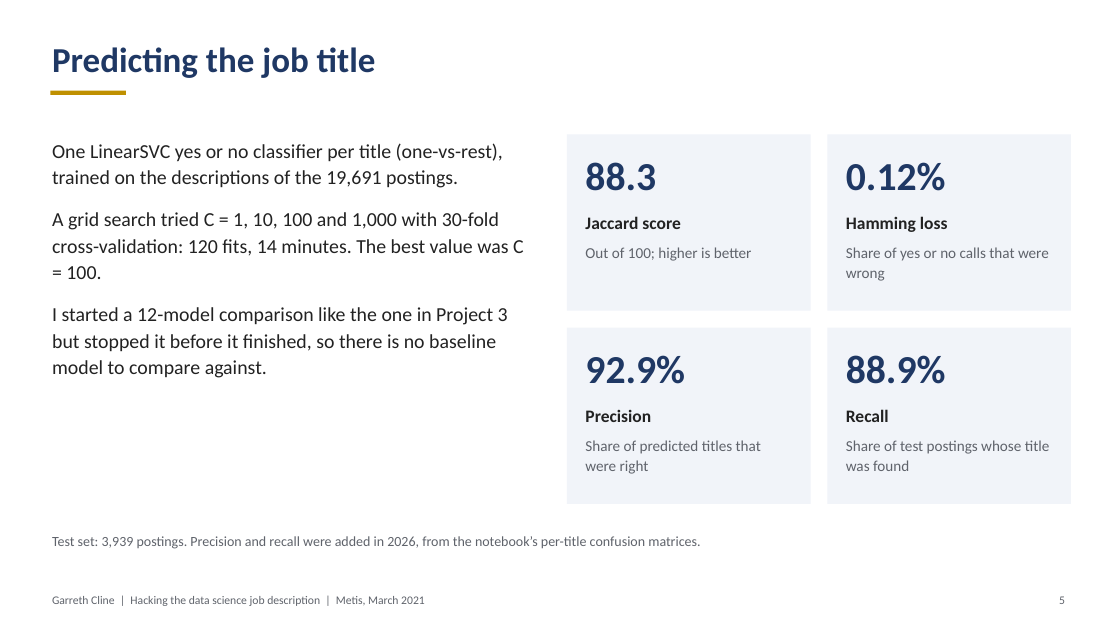
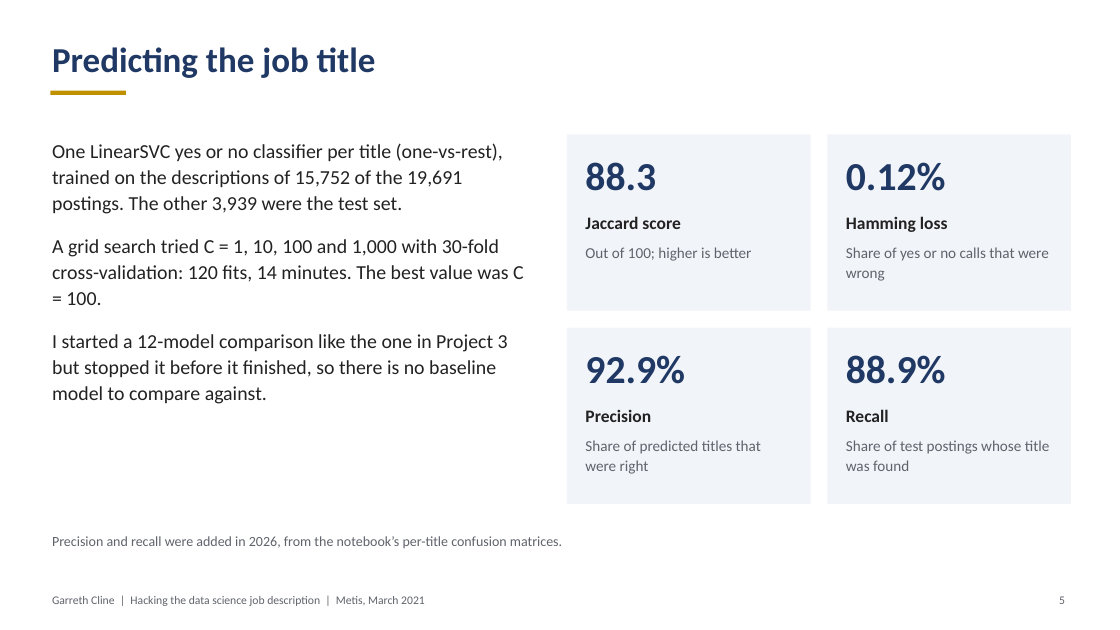
Before and after one commit to garrethcline/Hacking-the-Data-Science-Job-Description, a slide deck: slide 5 of Project 5 Presentation.pptx. Drawn at 1120x630 pixels with LibreOffice and Linux fonts; fonts in the diff are those of the drawing. Boxes give left, top, right and bottom in pixels: in the first picture for what was removed or moved away, otherwise in the second. Text is boxed around its words. In the diff, an @@ line names an element or a change of style, - is before the commit and + after.

```diff
--- a/Project 5 Presentation.pptx
+++ b/Project 5 Presentation.pptx
@@ text at bbox=[52, 143, 503, 214]: text changed @@
-One LinearSVC yes or no classifier per title (one-vs-rest), trained on the descriptions of the 19,691 postings.
+One LinearSVC yes or no classifier per title (one-vs-rest), trained on the descriptions of 15,752 of the 19,691 postings. The other 3,939 were the test set.
@@ text at bbox=[52, 536, 562, 548]: text changed @@
-Test set: 3,939 postings. Precision and recall were added in 2026, from the notebook’s per-title confusion matrices.
+Precision and recall were added in 2026, from the notebook’s per-title confusion matrices.
```
Also in this commit, not shown: 5 other slides changed, 2 other files.
